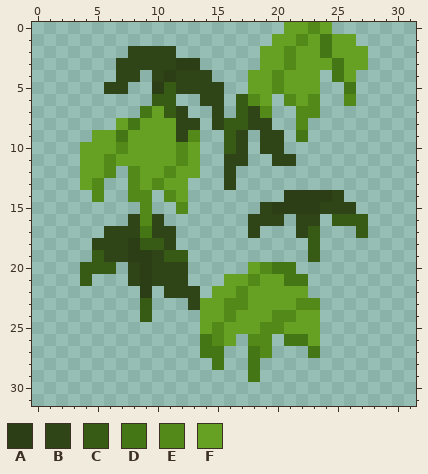
Two states of a pixel-art sprite, textures/blocks/bamboo_small_leaf.png. This is how it looked before the edit.
The file is 32x32 pixels.
Palette (. is transparent): A #2b3e16  B #2f4517  C #375a15  D #457616  E #528919  F #67a124
Pixels before, first column x 4:
 0 .................FFEF...
 1 ................FFEFDFF.
 2 ....BBBB.......FFEFFDFFF
 3 ...BBBBBAA.....FFEFFFDFF
 4 ...BB.BABBB...FFEFFF.DF.
 5 ..BB..ACBBBB..FFEFFF..D.
 6 ......CC..BB.CEF.EFE..E.
 7 .....DFCB..B.CBE..EE....
 8 ...FDFFFBB.BCCBB..E.....
 9 .FFDFFFFBE..CB.BB.D.....
10 FFFEFFFFEF..CB.BB.......
11 FFEFFFFFEF..BB..BB......
12 FFE.EFFEFF..B...........
13 FE..EFEFF...B...........
14 .E..EE.EF........AAAAB..
15 .....E..E......BAAAABBB.
16 ....BEB.......BBB.BB.CCC
17 ..BBBDBB......B...BC...C
18 .BBBACCB...........C....
19 .CBBAABCC..........C....
20 CCC.BABBB.....FEDD......
21 C...BABBB...FFEFFDD.....
22 .....A.BBB.FFEFFFFF.....
23 .....C...BFFEEFFFFEE....
24 .....C....FFEFFFEEFF....
25 ..........FEFFFEEFFF....
26 ..........DEF.EE.DDF....
27 ..........DD..DE...D....
28 ...........D..D.........
29 ..............D.........
Now the later version:
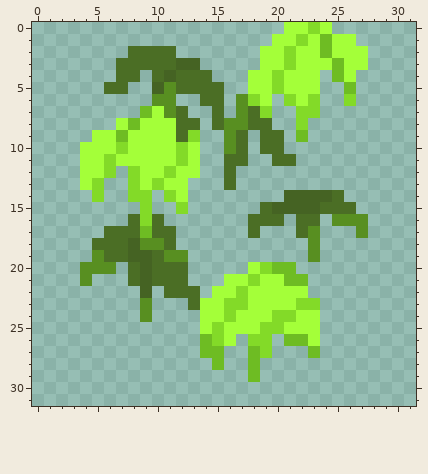
What changed:
{"colour":"A","old":"#2b3e16","new":"#456323"}
{"colour":"B","old":"#2f4517","new":"#4b6e25"}
{"colour":"C","old":"#375a15","new":"#588f21"}
{"colour":"D","old":"#457616","new":"#6ebc23"}
{"colour":"E","old":"#528919","new":"#83da28"}
{"colour":"F","old":"#67a124","new":"#a4ff39"}
